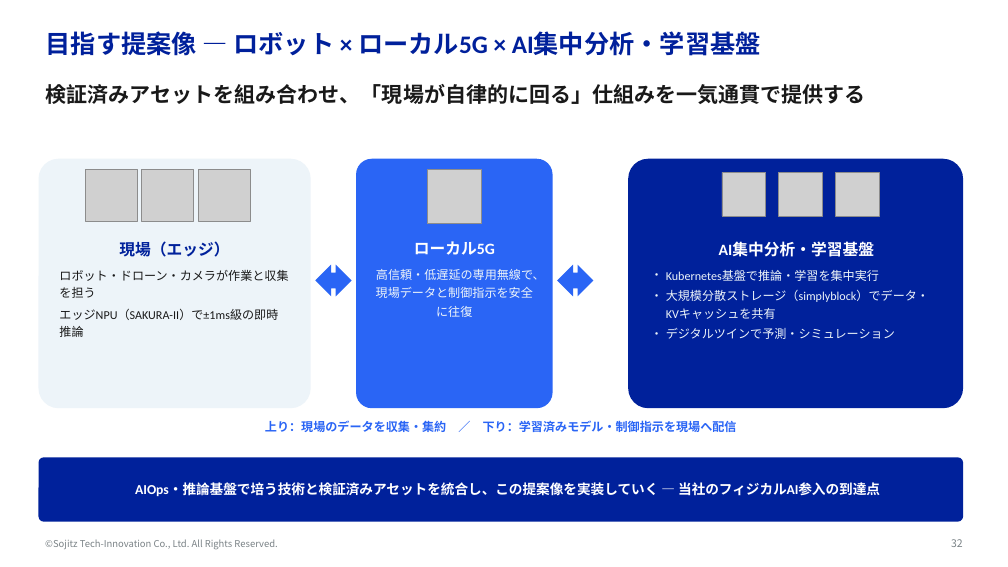
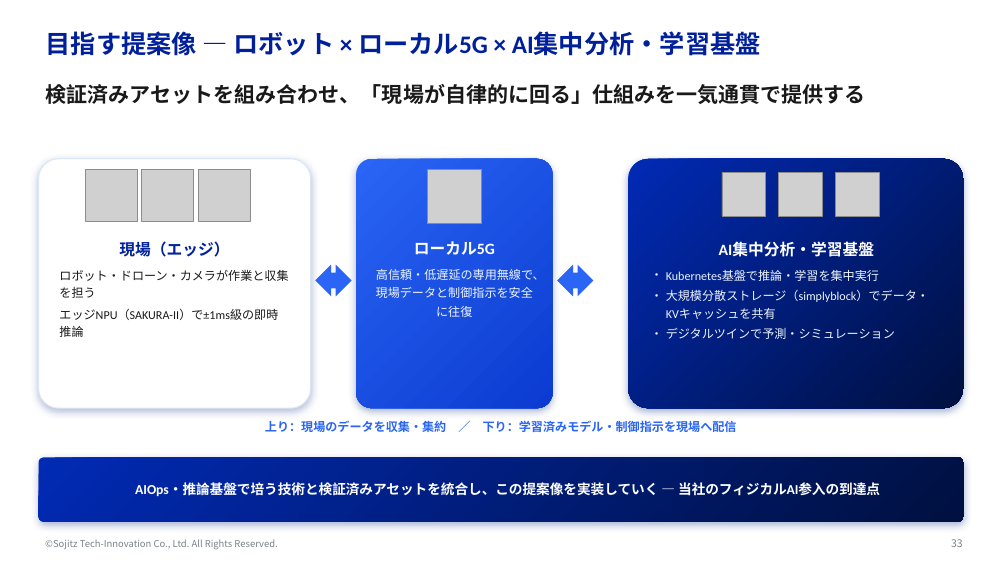
Before and after one commit to yktashiro2/aap, a slide deck: slide 33 of docs/フィジカルAI勉強会.pptx (slide 32 before the commit). Drawn at 1008x567 pixels with LibreOffice and Linux fonts; fonts in the diff are those of the drawing; grey boxes stand for pictures; background and template pictures are left out. Boxes give left, top, right and bottom in pixels: in the first picture for what was removed or moved away, otherwise in the second. Text is boxed around its words. In the diff, an @@ line names an element or a change of style, - is before the commit and + after.

```diff
--- a/docs/フィジカルAI勉強会.pptx
+++ b/docs/フィジカルAI勉強会.pptx
@@ rounded rectangle "現場（エッジ）" at (39, 159, 311, 408): fill #EDF4F9 to #FFFFFF; outline none to #DCE7F5 1 pt; shadow on @@
@@ rounded rectangle "ローカル5G" at (356, 159, 553, 408): fill #2A65F5 to gradient #2A65F5 to #0B3BD0; shadow on @@
@@ rounded rectangle "AI集中分析・学習基盤" at (628, 159, 963, 408): fill #00219B to gradient #012AB5 to #001040; shadow on @@
@@ rounded rectangle "AIOps・推論基盤で培う技術と検証済みアセットを統合し、この提案像を実装していく — 当社のフィジカルAI参入の到達点" at (39, 457, 963, 522): fill #00219B to gradient #012AB5 to #001040; shadow on @@
```
Also in this commit, not shown: 18 other slides changed, 1 slide added.
